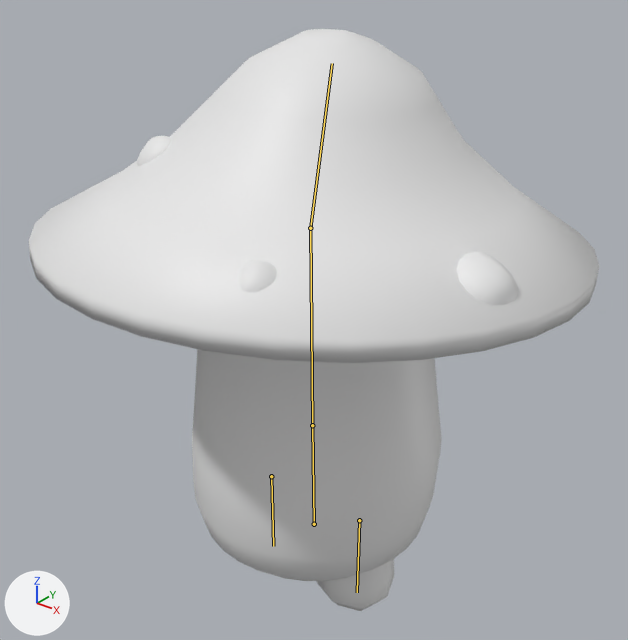
What one commit did to the Blender file Content/Enemies/Meshes/LilMushroomEnemy.blend.
Before and after are seen from a 50 mm lens placed at (0.923, -1.154, 1.32), pointed at (-0.007, 0.009, 0.599). The axes (+X, +Y, +Z) are drawn at lower left. The lights are the same throughout. The bones that bend it are drawn over the model as lines.
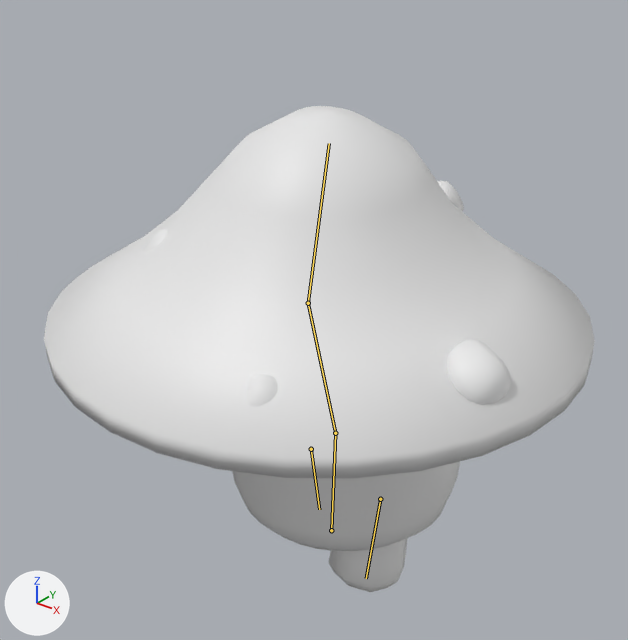
The newer file adds an action. The first version stands in its rest pose; the second is drawn at frame 4 of the action 'Attack'.

The edits, one by one:
Bone 'Bone' (bone_bone) moves from (0.0, 0.0, 0.0) to (-0.001, -0.057, -0.062).
Bone 'Bone' (bone_bone) turns from (0, 0, 0) to (-4, 0, 0) degrees about its own x, y and z.
Bone 'Bone.004' (bone_bone_004) turns from (0, 0, 0) to (19, 0, 0) degrees about its own x, y and z.
Bone 'Bone.004' (bone_bone_004) is rescaled from (1.0, 1.0, 1.0) to (1.0, 0.82, 0.99).
Bone 'Bone.001' (bone_bone_001) turns from (0, 0, 0) to (-10, -1, 0) degrees about its own x, y and z.
Bone 'Bone.001' (bone_bone_001) is rescaled from (1.0, 1.0, 1.0) to (1.01, 1.31, 1.01).
Bone 'Bone.002' (bone_bone_002) moves from (0.0, 0.0, 0.0) to (-0.001, -0.061, -0.067).
Bone 'Bone.002' (bone_bone_002) turns from (0, 0, 0) to (-12, 0, 0) degrees about its own x, y and z.
Bone 'Bone.003' (bone_bone_003) moves from (0.0, 0.0, 0.0) to (0.001, -0.068, -0.001).
Bone 'Bone.003' (bone_bone_003) turns from (0, 0, 0) to (8, 0, 0) degrees about its own x, y and z.

Pixel boxes (x1, y1, x2, y2) of what changed, in the pictures (628 x 640 px):
'Circle.001', posed (11% taller)
    before: (29, 29, 599, 363)
    after: (44, 106, 595, 478)
'Circle', posed
    before: (192, 349, 442, 581)
    after: (232, 462, 460, 551)
'Cube.001', posed
    before: (456, 251, 518, 305)
    after: (447, 339, 511, 405)
'Cube.006', posed
    before: (317, 559, 394, 611)
    after: (329, 538, 408, 592)
'Cube.003', posed
    before: (137, 136, 171, 166)
    after: (144, 229, 167, 252)
bone 'Bone', root to tip
    before: (314, 524) to (312, 425)
    after: (331, 530) to (335, 433)
bone 'Bone.004', root to tip
    before: (312, 425) to (310, 228)
    after: (335, 433) to (308, 303)
bone 'Bone.001', root to tip
    before: (310, 228) to (332, 63)
    after: (308, 303) to (329, 143)
bone 'Bone.002', root to tip
    before: (271, 476) to (273, 546)
    after: (311, 449) to (319, 509)
bone 'Bone.003', root to tip
    before: (359, 520) to (357, 592)
    after: (380, 499) to (366, 578)
